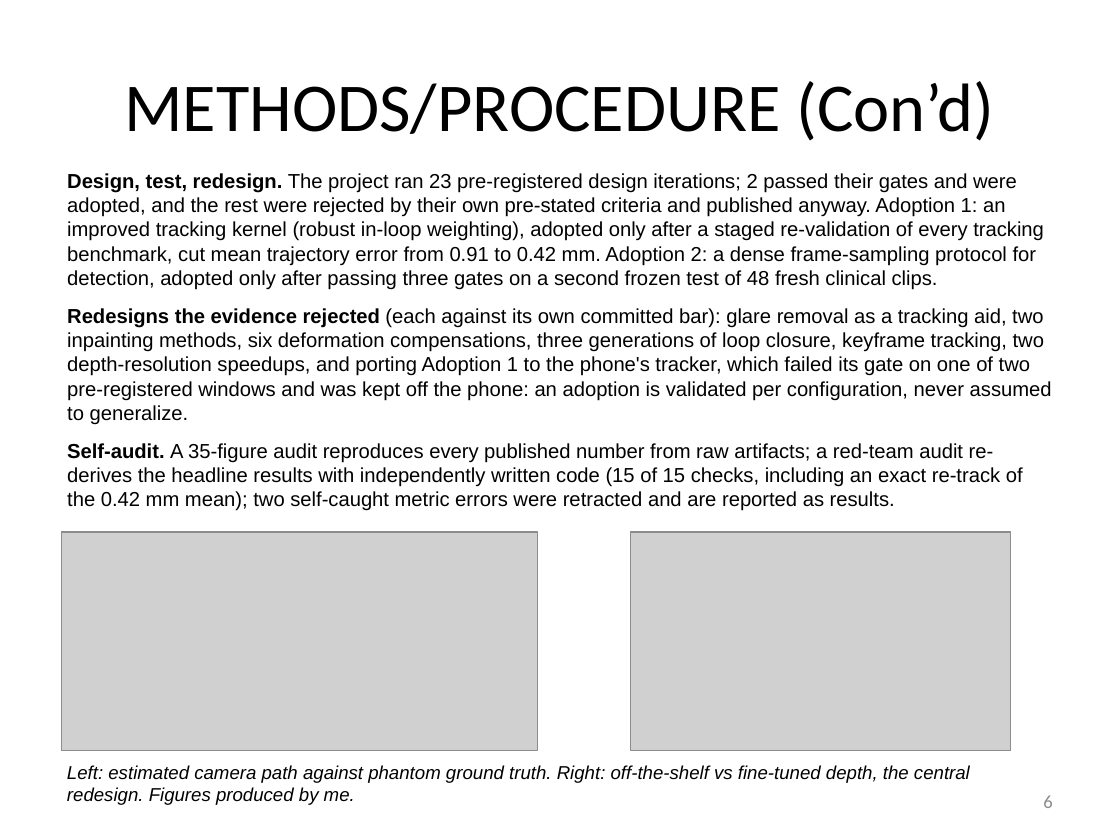
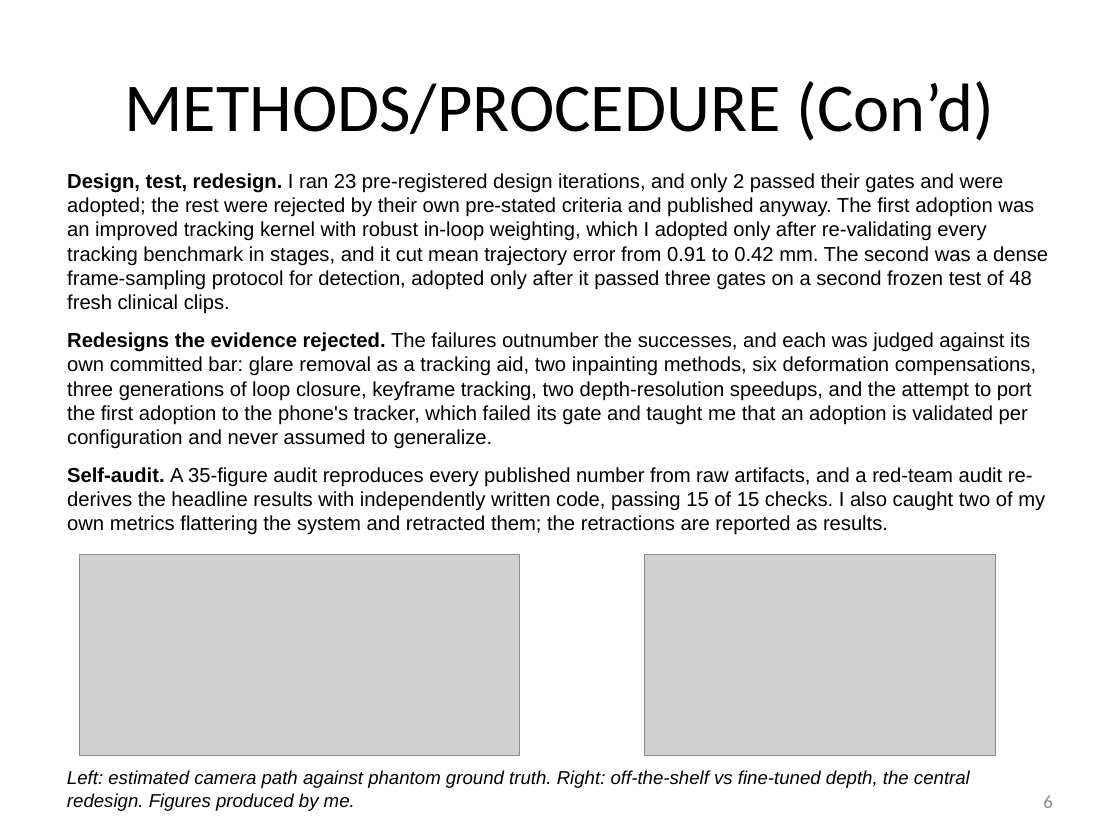
Before and after one commit to bluMoonx/EndoscopicMonocularSLAM, a slide deck: slide 6 of presentation/Argus_GSDSEF_2027_Digital_Presentation.pptx. Drawn at 1120x840 pixels with LibreOffice and Linux fonts; fonts in the diff are those of the drawing; grey boxes stand for pictures. Boxes give left, top, right and bottom in pixels: in the first picture for what was removed or moved away, otherwise in the second. Text is boxed around its words. In the diff, an @@ line names an element or a change of style, - is before the commit and + after.

Commit message:
Deck prose pass: every explanation rewritten as full first-person sentences
The body text read grammatically but like a spec sheet, with colon
fragments (Adoption 1:, Today:, Next:) and impersonal lab voice. All
explanatory blocks now read as written sentences in the first person;
tables and figure captions are unchanged. Abstract holds at 249 words,
template validation passes, and all twelve slides re-rendered clean.

```diff
--- a/presentation/Argus_GSDSEF_2027_Digital_Presentation.pptx
+++ b/presentation/Argus_GSDSEF_2027_Digital_Presentation.pptx
@@ text at (67,173,1048,535): text changed @@
-Design, test, redesign. The project ran 23 pre-registered design iterations; 2 passed their gates and were adopted, and the rest were rejected by their own pre-stated criteria and published anyway. Adoption 1: an improved tracking kernel (robust in-loop weighting), adopted only after a staged re-validation of every tracking benchmark, cut mean trajectory error from 0.91 to 0.42 mm. Adoption 2: a dense frame-sampling protocol for detection, adopted only after passing three gates on a second frozen test of 48 fresh clinical clips.
-Redesigns the evidence rejected (each against its own committed bar): glare removal as a tracking aid, two inpainting methods, six deformation compensations, three generations of loop closure, keyframe tracking, two depth-resolution speedups, and porting Adoption 1 to the phone's tracker, which failed its gate on one of two pre-registered windows and was kept off the phone: an adoption is validated per configuration, never assumed to generalize.
-Self-audit. A 35-figure audit reproduces every published number from raw artifacts; a red-team audit re-derives the headline results with independently written code (15 of 15 checks, including an exact re-track of the 0.42 mm mean); two self-caught metric errors were retracted and are reported as results.
+Design, test, redesign. I ran 23 pre-registered design iterations, and only 2 passed their gates and were adopted; the rest were rejected by their own pre-stated criteria and published anyway. The first adoption was an improved tracking kernel with robust in-loop weighting, which I adopted only after re-validating every tracking benchmark in stages, and it cut mean trajectory error from 0.91 to 0.42 mm. The second was a dense frame-sampling protocol for detection, adopted only after it passed three gates on a second frozen test of 48 fresh clinical clips.
+Redesigns the evidence rejected. The failures outnumber the successes, and each was judged against its own committed bar: glare removal as a tracking aid, two inpainting methods, six deformation compensations, three generations of loop closure, keyframe tracking, two depth-resolution speedups, and the attempt to port the first adoption to the phone's tracker, which failed its gate and taught me that an adoption is validated per configuration and never assumed to generalize.
+Self-audit. A 35-figure audit reproduces every published number from raw artifacts, and a red-team audit re-derives the headline results with independently written code, passing 15 of 15 checks. I also caught two of my own metrics flattering the system and retracted them; the retractions are reported as results.
@@ picture: place and size @@
-picture at (62,532,538,750)
+picture at (80,554,520,756)
@@ picture: place and size @@
-picture at (631,532,1010,750)
+picture at (645,554,996,756)
@@ text "Left: estimated camera path against ...": place and size @@
-text "Left: estimated camera path against ..." at (67,765,970,805)
+text "Left: estimated camera path against ..." at (67,770,970,811)
```
Also in this commit, not shown: 6 other slides changed, 1 other file.
